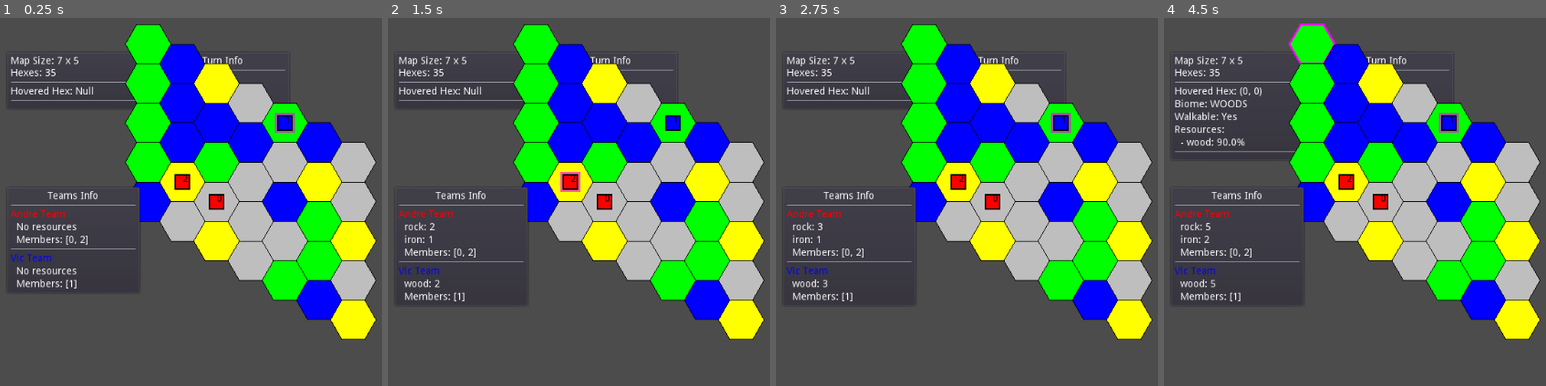
Above: before the commit, frames 1-4 (left to right).
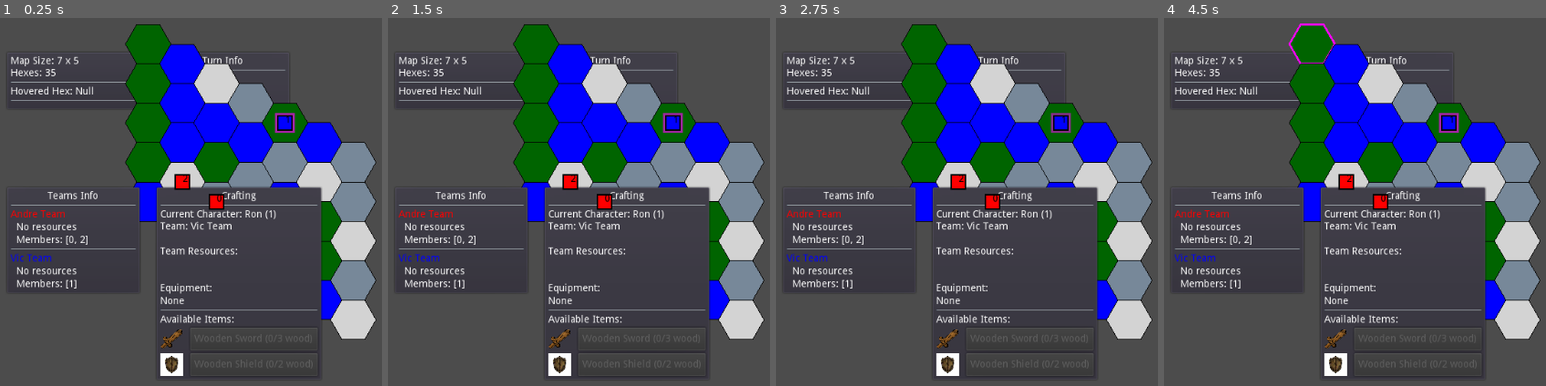
Above: after the commit, the same moments.

Repository: vgMonky/hexa_survival
Game: Godot game, scene res://hex_survival/main.tscn
Same seed, same stepped clock (60 frames per second), same inputs: the game is played once before the commit and once after it.
Inputs (mouse positions are in pixels of both pictures, inside the frame that each line leads up to):
- Up to frame 1 (0.25 s): no input
- Up to frame 2 (1.5 s): click "End Turn" at 0.5 s; click "End Turn" at 1.25 s
- Up to frame 3 (2.75 s): click "End Turn" at 2 s
- Up to frame 4 (4.5 s): tap Enter at 2.75, 4.25 s; drag from (1312, 43) to (1312, 161) at 2.77 s; tap Space at 3.5 s; drag from (1312, 43) to (1312, 161) at 3.52 s; move the mouse to (1312, 43) at 4.27 s; click (1312, 43) at 4.42 s

The runs differ from the first frame. In frame 1, 28% of the frame differs, in the area x 32-99%, y 1-98%; in frame 2, 29%; in frame 3, 29%; in frame 4, 30%, in the area x 2-99%, y 1-98%.

Commit message:
crafting system and crafting ui created

Diff:
--- a/hex_survival/game/state/state_manager.gd
+++ b/hex_survival/game/state/state_manager.gd
@@ -15,6 +15,7 @@
 var turn_system: TurnSystem
 var movement_system: MovementSystem
 var resource_system: ResourceSystem
+var crafting_system: CraftingSystem
 
 func _init() -> void:
 	print("TIMING: StateManager _init start")
@@ -25,6 +26,7 @@
 	turn_system = TurnSystem.new()
 	movement_system = MovementSystem.new()
 	resource_system = ResourceSystem.new()
+	crafting_system = CraftingSystem.new()
 	print("TIMING: StateManager _init complete")
 
 func initialize(width: int, height: int) -> void:
@@ -121,6 +123,8 @@
 		"get_valid_moves":
 			return movement_system.process_event(current_state, event)
 
+		"craft_item":
+			return crafting_system.process_event(current_state, event)
 
 	return {}
 
@@ -230,5 +234,10 @@
 						resource_type
 					])
 
+		"craft_item":
+			# Update team inventory
+			new_state.teams.team_data[changes.team]["inventory"] = changes.new_inventory
+			# Update character equipment
+			new_state.entities.characters[changes.character_id].equipment = changes.new_equipment
 
 	return new_state
--- a/hex_survival/game/systems/biome_system.gd
+++ b/hex_survival/game/systems/biome_system.gd
@@ -4,14 +4,14 @@
 
 const BIOME_TYPES = {
 	"WOODS": {
-		"color": Color.green,
+		"color": Color.darkgreen,
 		"walkable": true,
 		"resources": {
 			"wood": 0.9  # 90% chance
 		}
 	},
 	"CAVE": {
-		"color": Color.gray,
+		"color": Color.lightslategray,
 		"walkable": true,
 		"resources": {
 			"rock": 0.9,  # 90% chance
@@ -19,7 +19,7 @@
 		}
 	},
 	"DESERT": {
-		"color": Color.yellow,
+		"color": Color.lightgray,
 		"walkable": true,
 		"resources": {}  # no resources
 	},
--- /dev/null
+++ b/hex_survival/game/systems/cafting_system.gd
@@ -0,0 +1,72 @@
+# game/systems/crafting_system.gd
+class_name CraftingSystem
+extends BaseSystem
+
+const CRAFTABLE_ITEMS = {
+	"wooden_sword": {
+		"name": "Wooden Sword",
+		"type": "weapon",
+		"damage": 2,
+		"costs": {
+			"wood": 3
+		}
+	},
+	"wooden_shield": {
+		"name": "Wooden Shield",
+		"type": "shield",
+		"defense": 1,
+		"costs": {
+			"wood": 2
+		}
+	}
+}
+
+func process_event(current_state: GameState, event: Dictionary) -> Dictionary:
+	match event.type:
+		"craft_item":
+			return _process_craft_item(current_state, event)
+	return {}
+
+func _process_craft_item(state: GameState, event: Dictionary) -> Dictionary:
+	var character_id = event.character_id
+	var item_id = event.item_id
+
+	# Validate item exists
+	if not CRAFTABLE_ITEMS.has(item_id):
+		push_error("Invalid item: " + item_id)
+		return {}
+
+	# Get character and team data
+	var character = state.entities.characters[character_id]
+	var team_data = state.teams.team_data[character.team]
+
+	# Check if team has required resources
+	var item_data = CRAFTABLE_ITEMS[item_id]
+	for resource in item_data.costs:
+		var required = item_data.costs[resource]
+		var available = team_data.get("inventory", {}).get(resource, 0)
+		if available < required:
+			push_error("Insufficient resources: " + resource)
+			return {}
+
+	# Create updated team inventory
+	var new_inventory = team_data.get("inventory", {}).duplicate()
+	for resource in item_data.costs:
+		new_inventory[resource] -= item_data.costs[resource]
+
+	# Create updated character equipment
+	var new_equipment = character.equipment.duplicate()
+	new_equipment.append({
+		"id": item_id,
+		"name": item_data.name,
+		"type": item_data.type,
+		"stats": item_data
+	})
+
+	return {
+		"type": "craft_item",
+		"character_id": character_id,
+		"team": character.team,
+		"new_inventory": new_inventory,
+		"new_equipment": new_equipment
+	}
--- a/hex_survival/game/systems/movement_system.gd
+++ b/hex_survival/game/systems/movement_system.gd
@@ -2,7 +2,7 @@
 class_name MovementSystem
 extends BaseSystem
 
-const MAX_HEX_STEPS = 4  # Renamed for clarity
+const MAX_HEX_STEPS = 2  # Renamed for clarity
 
 # Added to store pathfinding info
 var path_costs = {}  # pos -> shortest path length to reach it
--- a/hex_survival/main.gd
+++ b/hex_survival/main.gd
@@ -54,6 +54,11 @@
 	add_child(teams_ui)
 	teams_ui.initialize(state_manager)
 
+	# In main.gd, after creating other UIs:
+	var crafting_ui = CraftingUI.new()
+	add_child(crafting_ui)
+	crafting_ui.initialize(state_manager)
+
 	# Connect state updates
 	state_manager.connect("state_updated", turn_ui, "_on_state_updated")
 	state_manager.connect("state_updated", teams_ui, "_on_state_updated")
--- /dev/null
+++ b/hex_survival/view/ui/crafting_ui.gd
@@ -0,0 +1,173 @@
+# view/ui/crafting_ui.gd
+class_name CraftingUI
+extends UIBox
+
+const ITEM_ICONS = {
+	"wooden_sword": preload("res://hex_survival/view/assets/items/sword.png"),
+	"wooden_shield": preload("res://hex_survival/view/assets/items/shield.jpg")
+}
+
+var state_manager: StateManager
+var current_char_label: Label
+var status_label: Label
+var items_container: VBoxContainer
+var equipment_container: VBoxContainer
+
+func _init(title: String = "Crafting", pos_preset: int = Control.PRESET_CENTER_LEFT).(title, pos_preset) -> void:
+	set_margins(10, 200, 200)
+
+	# Current character info
+	current_char_label = Label.new()
+	content.add_child(current_char_label)
+
+	# Status label for resources
+	status_label = Label.new()
+	content.add_child(status_label)
+
+	# Equipment container
+	equipment_container = VBoxContainer.new()
+	content.add_child(equipment_container)
+
+	content.add_child(HSeparator.new())
+
+	# Container for craftable item buttons
+	var craftable_label = Label.new()
+	craftable_label.text = "Available Items:"
+	content.add_child(craftable_label)
+
+	items_container = VBoxContainer.new()
+	content.add_child(items_container)
+
+func initialize(manager: StateManager) -> void:
+	state_manager = manager
+	update_ui()
+	state_manager.connect("state_updated", self, "_on_state_updated")
+
+func update_ui() -> void:
+	# Update current character info
+	var current_char_id = _get_current_character_id()
+	if current_char_id.empty():
+		current_char_label.text = "No character's turn"
+		status_label.text = ""
+		_clear_craft_buttons()
+		return
+
+	var char_data = state_manager.current_state.entities.characters[current_char_id]
+	var team_data = state_manager.current_state.teams.team_data[char_data.team]
+
+	# Update character label
+	current_char_label.text = "Current Character: %s (%s)\nTeam: %s" % [
+		char_data.nickname,
+		current_char_id,
+		char_data.team
+	]
+
+	# Update status (resources)
+	status_label.text = "\nTeam Resources:\n"
+	for resource in team_data.get("inventory", {}):
+		status_label.text += "%s: %d\n" % [resource, team_data.inventory[resource]]
+
+	# Clear old equipment
+	for child in equipment_container.get_children():
+		child.queue_free()
+
+	# Add equipment header
+	var equip_header = Label.new()
+	equip_header.text = "\nEquipment:"
+	equipment_container.add_child(equip_header)
+
+	# Add equipment items
+	if char_data.equipment.empty():
+		var none_label = Label.new()
+		none_label.text = "None"
+		equipment_container.add_child(none_label)
+	else:
+		for item in char_data.equipment:
+			var h_box = HBoxContainer.new()
+			h_box.add_constant_override("separation", 5)
+			equipment_container.add_child(h_box)
+
+			# Add icon
+			if ITEM_ICONS.has(item.id):
+				var icon = TextureRect.new()
+				icon.texture = ITEM_ICONS[item.id]
+				icon.rect_min_size = Vector2(16, 16)  # Smaller than craft buttons
+				icon.expand = true
+				icon.stretch_mode = TextureRect.STRETCH_KEEP_ASPECT_CENTERED
+				h_box.add_child(icon)
+
+			# Add item name
+			var item_label = Label.new()
+			item_label.text = item.name
+			h_box.add_child(item_label)
+
+	# Update craft buttons
+	_update_craft_buttons(team_data)
+
+func _get_current_character_id() -> String:
+	if state_manager.current_state.turn_data.turn_order.empty():
+		return ""
+	return state_manager.current_state.turn_data.turn_order[
+		state_manager.current_state.turn_data.current_turn_index
+	]
+
+func _clear_craft_buttons() -> void:
+	for child in items_container.get_children():
+		child.queue_free()
+
+func _update_craft_buttons(team_data: Dictionary) -> void:
+	_clear_craft_buttons()
+
+	for item_id in state_manager.crafting_system.CRAFTABLE_ITEMS:
+		var item_data = state_manager.crafting_system.CRAFTABLE_ITEMS[item_id]
+
+		# Create button container for icon and cost
+		var h_box = HBoxContainer.new()
+		h_box.add_constant_override("separation", 10)  # Add some spacing
+		items_container.add_child(h_box)
+
+		# Create and add item icon
+		if ITEM_ICONS.has(item_id):
+			var icon = TextureRect.new()
+			icon.texture = ITEM_ICONS[item_id]
+			icon.rect_min_size = Vector2(32, 32)  # Set icon size
+			icon.expand = true
+			icon.stretch_mode = TextureRect.STRETCH_KEEP_ASPECT_CENTERED
+			h_box.add_child(icon)
+
+		# Create the craft button
+		var button = Button.new()
+		var cost_text = ""
+		var can_craft = true
+
+		# Check if we have enough resources
+		for resource in item_data.costs:
+			var required = item_data.costs[resource]
+			var available = team_data.get("inventory", {}).get(resource, 0)
+			cost_text += " (%d/%d %s)" % [available, required, resource]
+			if available < required:
+				can_craft = false
+
+		button.text = item_data.name + cost_text
+		button.disabled = not can_craft
+		button.size_flags_horizontal = Control.SIZE_EXPAND_FILL
+		h_box.add_child(button)
+
+		# Connect button signal
+		button.connect("pressed", self, "_on_craft_item", [item_id])
+
+func _on_craft_item(item_id: String) -> void:
+	var current_char_id = _get_current_character_id()
+	if current_char_id.empty():
+		return
+
+	print("[Crafting UI] Crafting %s for character %s" % [item_id, current_char_id])
+
+	state_manager.apply_state_change({
+		"type": "craft_item",
+		"character_id": current_char_id,
+		"item_id": item_id
+	})
+
+func _on_state_updated() -> void:
+	update_ui()
--- a/hex_survival/view/ui/info_ui.gd
+++ b/hex_survival/view/ui/info_ui.gd
@@ -5,6 +5,11 @@
 var map_info: Label
 var hex_info: VBoxContainer
 var character_info: VBoxContainer
+
+const ITEM_ICONS = {
+	"wooden_sword": preload("res://hex_survival/view/assets/items/sword.png"),
+	"wooden_shield": preload("res://hex_survival/view/assets/items/shield.jpg")
+}
 
 func _init(title: String = "", pos_preset: int = Control.PRESET_TOP_RIGHT).(title, pos_preset) -> void:
 	set_margins(-200, 10, -10)
@@ -89,6 +94,26 @@
 			character_info.add_child(char_label)
 
 			if not char_data.equipment.empty():
-				char_label = Label.new()
-				char_label.text = "Equipment: %s" % str(char_data.equipment)
-				character_info.add_child(char_label)
+				var equip_header = Label.new()
+				equip_header.text = "Equipment:"
+				character_info.add_child(equip_header)
+
+				for item in char_data.equipment:
+					var h_box = HBoxContainer.new()
+					h_box.add_constant_override("separation", 5)
+					character_info.add_child(h_box)
+
+					# Add icon if available
+					if ITEM_ICONS.has(item.id):
+						var icon = TextureRect.new()
+						icon.texture = ITEM_ICONS[item.id]
+						icon.rect_min_size = Vector2(16, 16)
+						icon.expand = true
+						icon.stretch_mode = TextureRect.STRETCH_KEEP_ASPECT_CENTERED
+						h_box.add_child(icon)
+
+					# Add item name
+					var item_label = Label.new()
+					item_label.text = item.name
+					item_label.modulate = team_data.color
+					h_box.add_child(item_label)
--- a/project.godot
+++ b/project.godot
@@ -28,6 +28,16 @@
 "class": "CharacterView",
 "language": "GDScript",
 "path": "res://hex_survival/view/map/character_view.gd"
+}, {
+"base": "BaseSystem",
+"class": "CraftingSystem",
+"language": "GDScript",
+"path": "res://hex_survival/game/systems/cafting_system.gd"
+}, {
+"base": "UIBox",
+"class": "CraftingUI",
+"language": "GDScript",
+"path": "res://hex_survival/view/ui/crafting_ui.gd"
 }, {
 "base": "Reference",
 "class": "GameState",
@@ -69,7 +79,7 @@
 "language": "GDScript",
 "path": "res://hex_survival/game/state/state_manager.gd"
 }, {
-"base": "Reference",
+"base": "BaseSystem",
 "class": "TeamSystem",
 "language": "GDScript",
 "path": "res://hex_survival/game/systems/team_system.gd"
@@ -94,7 +104,7 @@
 "language": "GDScript",
 "path": "res://hex_survival/view/ui/turn_ui.gd"
 }, {
-"base": "Reference",
+"base": "Control",
 "class": "UIBox",
 "language": "GDScript",
 "path": "res://hex_survival/view/ui/ui_box.gd"
@@ -104,6 +114,8 @@
 "BiomeSystem": "",
 "CharacterSystem": "",
 "CharacterView": "",
+"CraftingSystem": "",
+"CraftingUI": "",
 "GameState": "",
 "HexLocation": "",
 "InfoUI": "",
Binary file added: hex_survival/view/assets/items/shield.jpg
Not shown, added: hex_survival/view/assets/items/shield.jpg.import
Binary file added: hex_survival/view/assets/items/sword.png
Not shown, added: hex_survival/view/assets/items/sword.png.import
Not shown, added: hex_survival/view/assets/items/shield.avif
